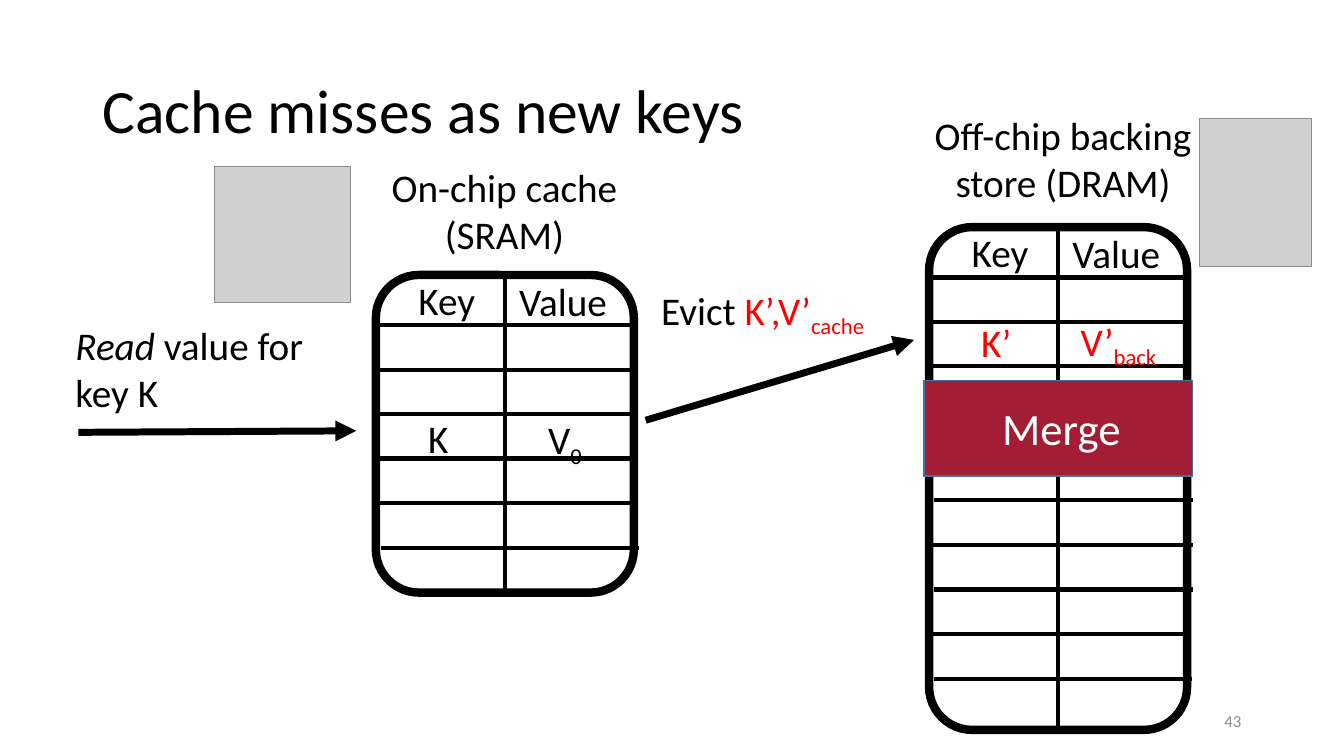
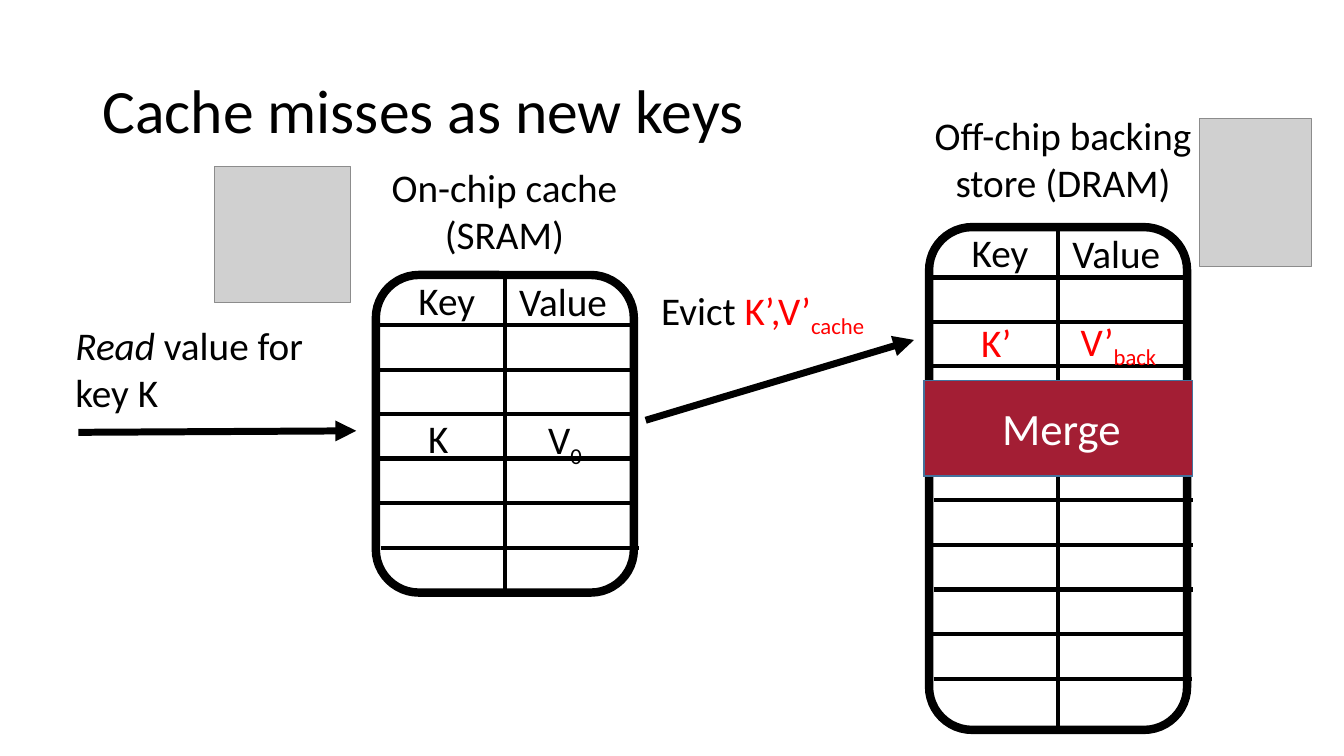
Before and after one commit to anirudhSK/pifo-domino-marple-ppts, a slide deck: slide 43 of uw_talk.pptx. Drawn at 1344x756 pixels with LibreOffice and Linux fonts; fonts in the diff are those of the drawing; grey boxes stand for pictures. Boxes give left, top, right and bottom in pixels: in the first picture for what was removed or moved away, otherwise in the second. Text is boxed around its words. In the diff, an @@ line names an element or a change of style, - is before the commit and + after.

```diff
--- a/uw_talk.pptx
+++ b/uw_talk.pptx
@@ page number removed at box(1224, 716, 1241, 727) @@
-43
```
Also in this commit, not shown: 16 other slides changed, 2 slides added, 1 slide removed.
